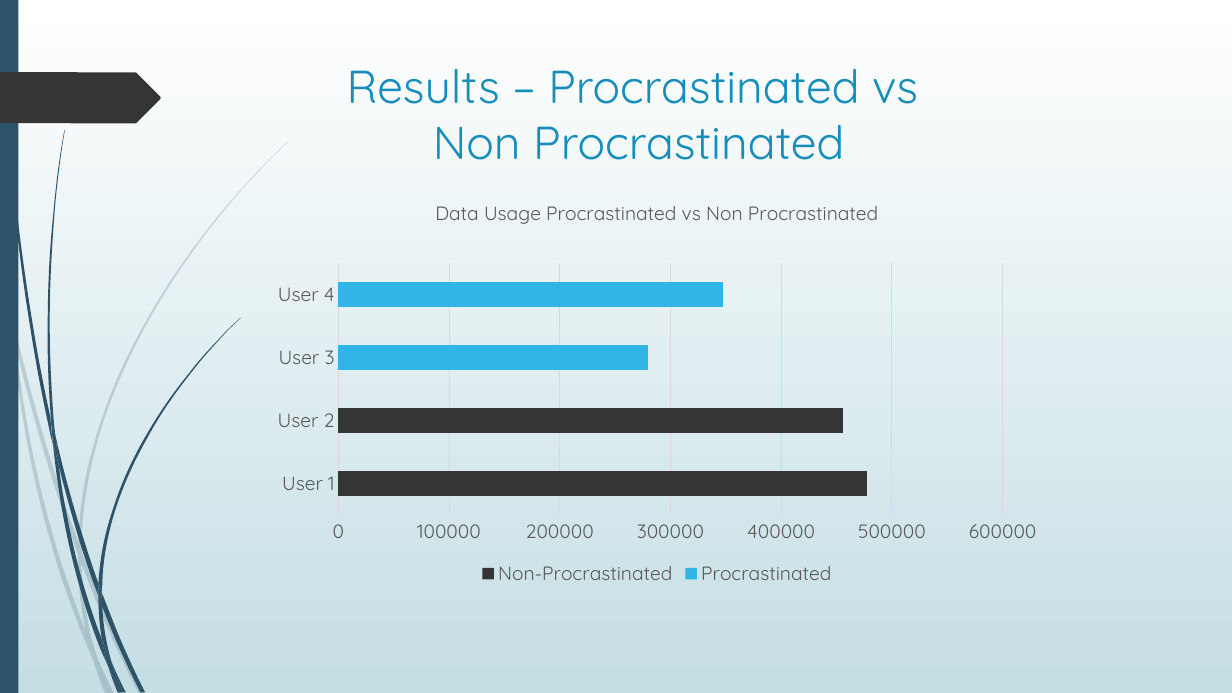
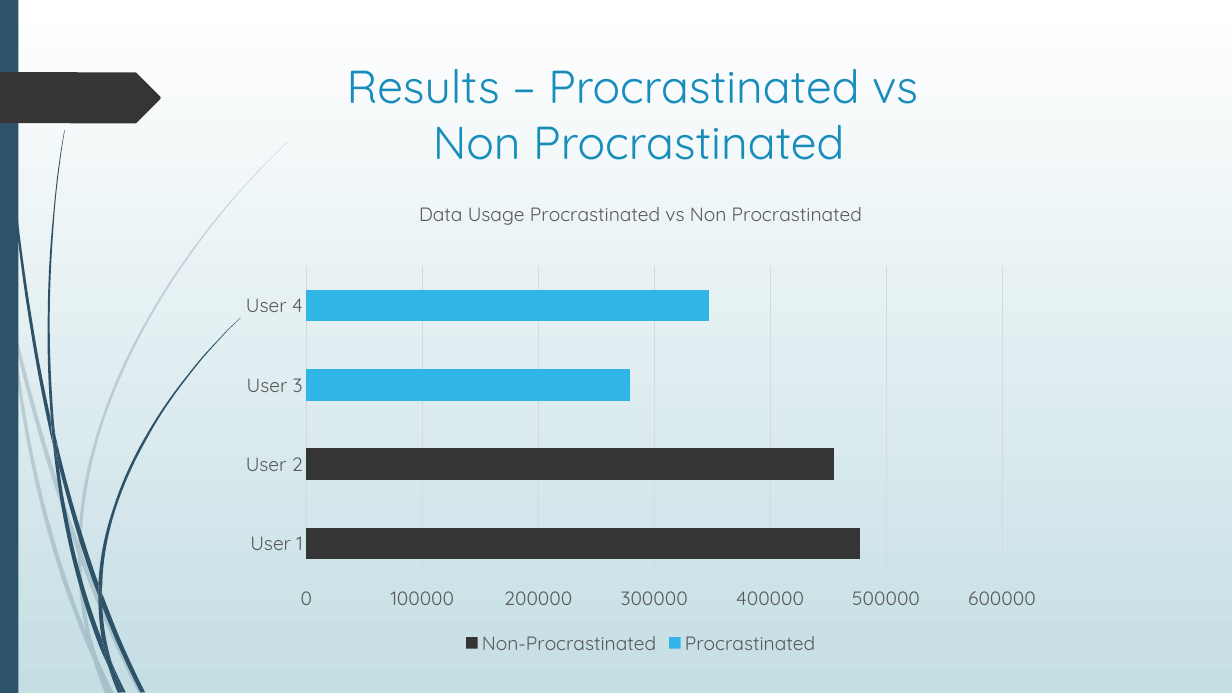
Before and after one commit to shahamish150294/PrefetchProcrastinatorAndroid, a slide deck: slide 18 of Prefetch Procrastinator Final Presentation.pptx (slide 19 before the commit). Drawn at 1232x693 pixels with LibreOffice and Linux fonts; fonts in the diff are those of the drawing. Boxes give left, top, right and bottom in pixels: in the first picture for what was removed or moved away, otherwise in the second. Text is boxed around its words. In the diff, an @@ line names an element or a change of style, - is before the commit and + after.

```diff
--- a/Prefetch Procrastinator Final Presentation.pptx
+++ b/Prefetch Procrastinator Final Presentation.pptx
@@ bar stacked chart: place and size @@
-bar stacked chart at <box>262,182,1053,590</box>
+bar stacked chart at <box>229,182,1053,659</box>
```
Also in this commit, not shown: 11 other slides changed, 1 slide removed.
